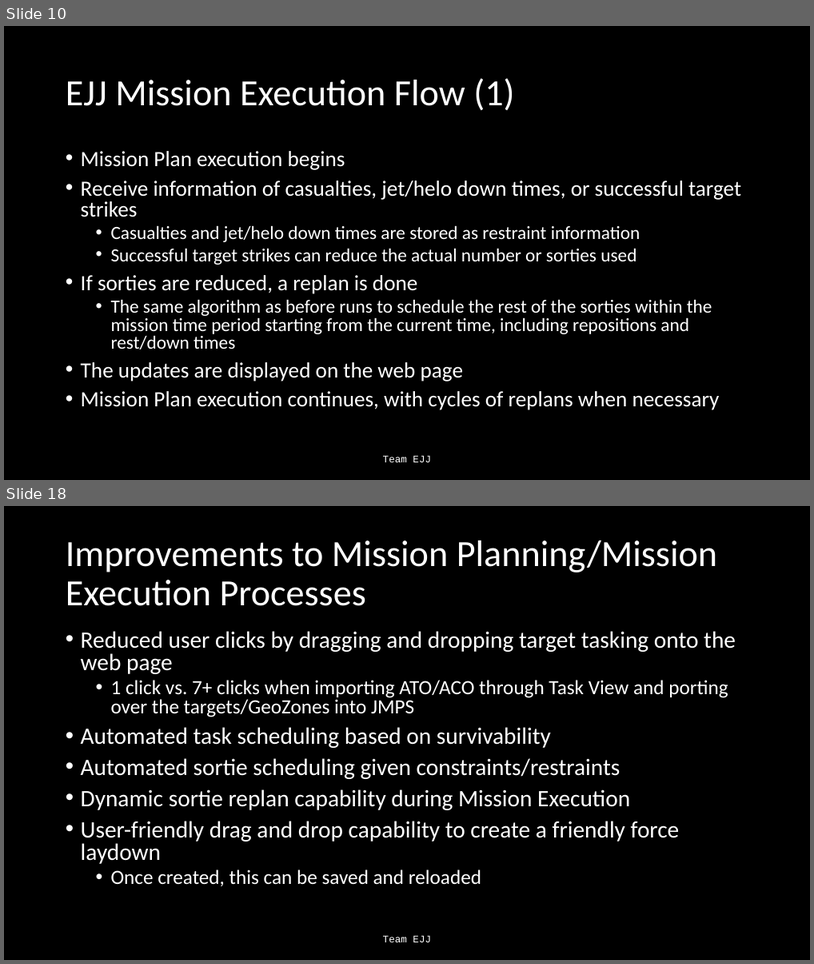
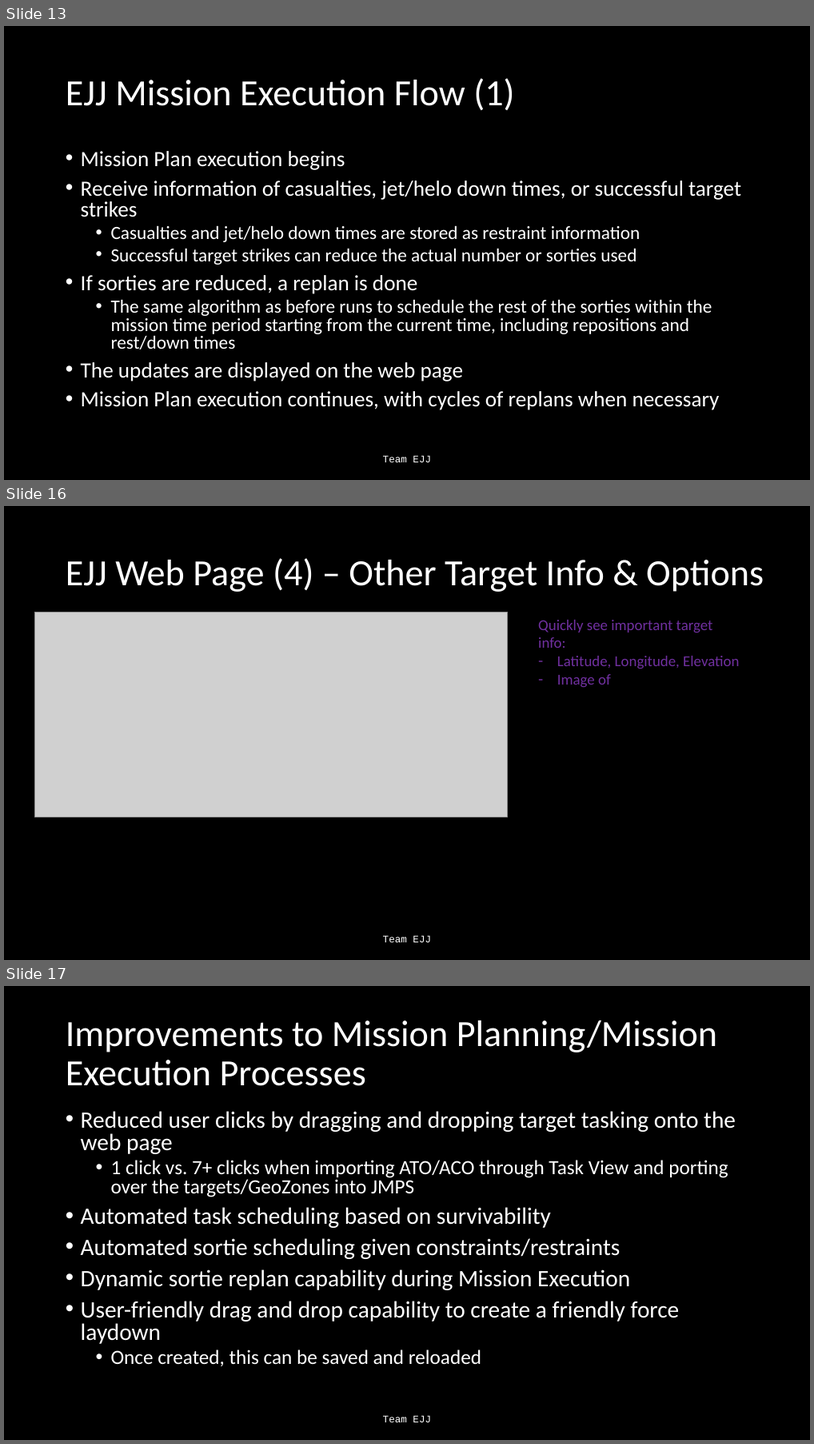
Before and after one commit to Jonathan805/RestrictedPlanning, a slide deck: TeamEJJ.pptx. Shown one above the other, each under a label of ours: slides 10 and 18 before the commit, slides 13, 16 and 17 after it; the slides between them are not shown. The pictures are 814x964 and 814x1444 pixels, drawn with LibreOffice and Linux fonts; fonts in the diff are those of the drawing; grey boxes stand for pictures. Boxes give left, top, right and bottom in pixels: in the first picture for what was removed or moved away, otherwise in the second. Text is boxed around its words. In the diff, an @@ line names an element or a change of style, - is before the commit and + after.

Commit message:
removed garbage toasts.  added more buttons to each target and toatsts.  updated power point

```diff
--- a/TeamEJJ.pptx
+++ b/TeamEJJ.pptx
@@ slide 16 added at bbox=[4, 506, 810, 960], background #000000 @@
@@ title added at bbox=[66, 558, 764, 592], 44 pt, text #FFFFFF @@
+EJJ Web Page (4) – Other Target Info & Options
@@ picture added at bbox=[34, 612, 507, 817] @@
@@ text added at bbox=[538, 620, 739, 687], 18 pt, text #7030A0 @@
+Quickly see important target info:
+– Latitude, Longitude, Elevation
+– Image of
@@ text added at bbox=[383, 935, 431, 942], 12 pt, text #FFFFFF @@
+Team EJJ
@@ what was slide 10 is now slide 13 @@
@@ what was slide 18 is now slide 17 @@
```
Also in this commit, not shown: 5 slides changed, 2 other slides added, 4 other files.
